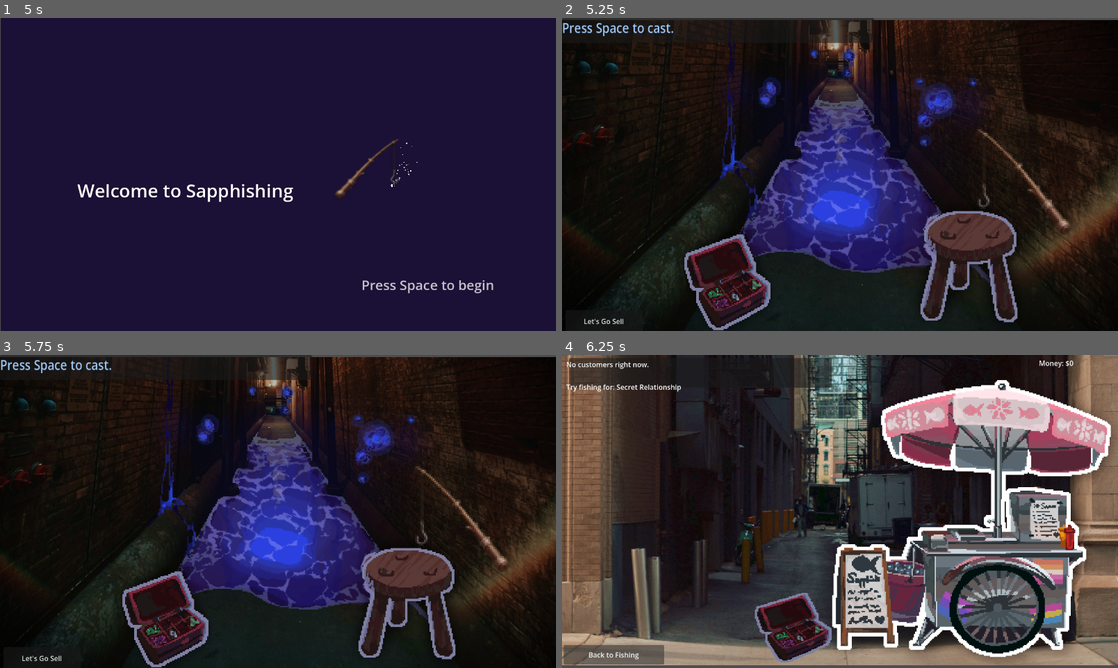
Above: before the commit, frames 1-4 (two rows, left to right).
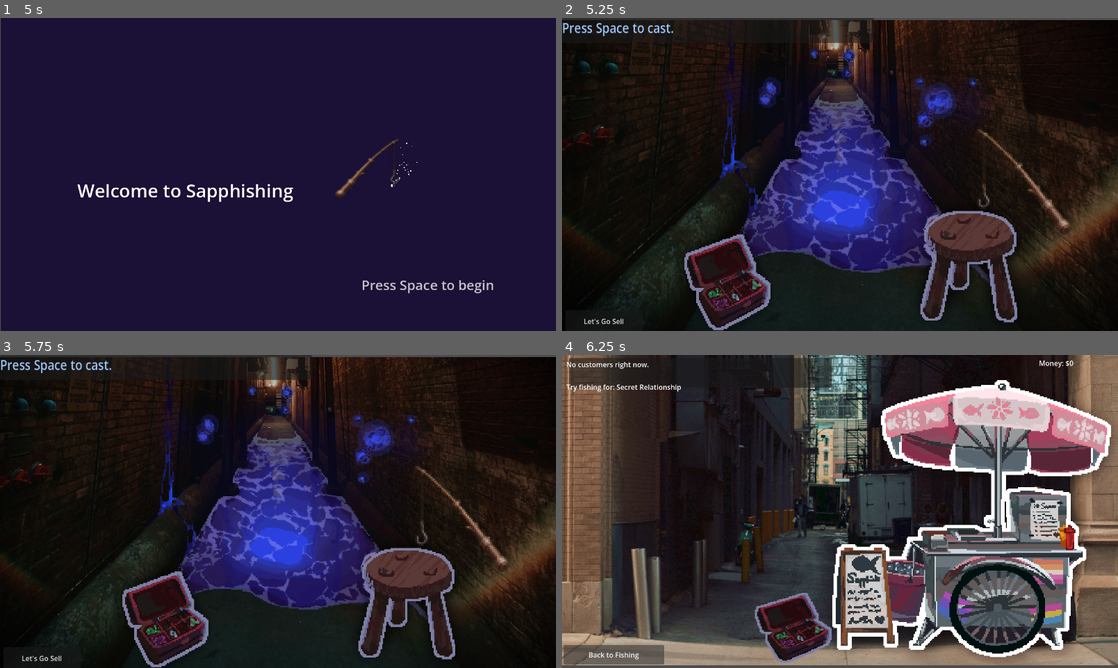
Above: after the commit, the same moments.

Repository: KdK1tt/Sapphishing
Game: Godot game, scene res://Main.tscn
The game is run twice, just before and just after one commit, with the same random seed, the same clock (stepped at 60 frames per second) and the same inputs.
Inputs (mouse positions are in pixels of both pictures, inside the frame that each line leads up to):
- Up to frame 1 (5 s): tap Enter at 0.5 s; move the mouse to (400, 158) at 0.52 s; hold Space (start_game) 0.53-1.25 s; click (400, 158) at 0.67 s; drag from (166, 190) to (250, 237) at 1.27 s; tap Space (start_game) at 2, 3.5 s; move the mouse to (333, 105) at 2.02 s; hold Space (start_game) 2.03-2.75 s; click (333, 105) at 2.17 s; drag from (250, 237) to (111, 127) at 2.77 s; move the mouse to (444, 221) at 3.52 s; hold Space (start_game) 3.53-4.25 s; click (444, 221) at 3.67 s; drag from (111, 127) to (194, 96) at 4.27 s
- Up to frame 2 (5.25 s): move the mouse to (867, 174) at 5.02 s; hold Space (start_game) from 5.03 s (still down); click (867, 174) at 5.17 s
- Up to frame 3 (5.75 s): keep holding Space (start_game)
- Up to frame 4 (6.25 s): release Space (start_game) at 5.75 s; click "Let's Go Sell" at 5.75 s

Frame 1 is identical in both runs. In frame 2, 0.2% of the frame differs, in the area x 28-82%, y 8-98%; in frame 3, 0.2%; in frame 4, 1.0%, in the area x 14-99%, y 0-97%.

Commit message:
Added Avery Second Dialogue, Made all art assests nearest for better visuals

Diff:
--- a/sapphishing/DialogueScene.tscn
+++ b/sapphishing/DialogueScene.tscn
@@ -9,12 +9,14 @@
 script = ExtResource("1_aay13")
 
 [node name="BackgroundBlur" type="TextureRect" parent="." unique_id=2048443529]
+texture_filter = 1
 offset_right = 1920.0
 offset_bottom = 1080.0
 scale = Vector2(0.66697127, 0.66697127)
 texture = ExtResource("1_08vf1")
 
 [node name="LeftCharacter" type="TextureRect" parent="." unique_id=994653770]
+texture_filter = 1
 offset_left = 73.0
 offset_top = 162.0
 offset_right = 751.5742
--- a/sapphishing/Dialogue_Scene.gd
+++ b/sapphishing/Dialogue_Scene.gd
@@ -51,22 +51,17 @@
 	show_current_line()
 
 
-#func finish_dialogue() -> void:
-#	if GameState.pending_dialogue_phase == "after":
-#		GameState.complete_current_npc_order()
-#		GameState.customer_has_talked = false
-#		GameState.pending_dialogue_phase = ""
-#	elif GameState.pending_dialogue_phase == "before":
-#		# Keep customer_has_talked true.
-#
-#	get_tree().change_scene_to_file(GameState.pending_return_scene)
 func finish_dialogue() -> void:
 	if GameState.pending_dialogue_phase == "after":
 		GameState.complete_current_npc_order()
 		GameState.customer_has_talked = false
 		GameState.pending_dialogue_phase = ""
 
-		get_tree().change_scene_to_file("res://Credits_Scene.tscn")
+		if GameState.has_more_current_customer_orders():
+			get_tree().change_scene_to_file(GameState.pending_return_scene)
+		else:
+			get_tree().change_scene_to_file("res://Credits_Scene.tscn")
+
 		return
 
 	GameState.pending_dialogue_phase = ""
--- a/sapphishing/FishingScene.tscn
+++ b/sapphishing/FishingScene.tscn
@@ -65,6 +65,7 @@
 script = ExtResource("1_v62h4")
 
 [node name="Background" type="TextureRect" parent="." unique_id=410957344]
+texture_filter = 1
 clip_contents = true
 anchors_preset = 15
 anchor_right = 1.0
@@ -117,6 +118,7 @@
 
 [node name="FishReveal" type="Sprite2D" parent="." unique_id=709258852]
 z_index = 3
+texture_filter = 1
 position = Vector2(642, 277.00003)
 scale = Vector2(1.9550782, 1.7363281)
 texture = ExtResource("5_egw1k")
@@ -124,6 +126,7 @@
 [node name="SplashParticles" type="GPUParticles2D" parent="." unique_id=172828916]
 top_level = true
 z_index = 2
+texture_filter = 1
 use_parent_material = true
 position = Vector2(797, 484)
 emitting = false
@@ -178,6 +181,7 @@
 mouse_filter = 2
 
 [node name="PreviewTexture" type="TextureRect" parent="InventoryPanel/FishPreview" unique_id=1145736346]
+texture_filter = 1
 layout_mode = 0
 offset_left = 255.0
 offset_top = 245.0
@@ -288,6 +292,7 @@
 autowrap_mode = 2
 
 [node name="DiscoveryFishTexture" type="TextureRect" parent="DiscoveryPanel" unique_id=872939344]
+texture_filter = 1
 layout_mode = 0
 offset_left = 272.0
 offset_top = -351.0
--- a/sapphishing/SellingScene.tscn
+++ b/sapphishing/SellingScene.tscn
@@ -16,6 +16,7 @@
 script = ExtResource("1_uuih2")
 
 [node name="background" type="TextureRect" parent="." unique_id=1260980911]
+texture_filter = 1
 offset_right = 40.0
 offset_bottom = 40.0
 scale = Vector2(31.987598, 17.842842)
@@ -63,6 +64,7 @@
 mouse_filter = 0
 
 [node name="FishPreview" type="Panel" parent="InventoryPanel" unique_id=90160618]
+texture_filter = 1
 layout_mode = 1
 anchors_preset = -1
 anchor_left = 1.1340001
@@ -76,6 +78,7 @@
 mouse_filter = 2
 
 [node name="PreviewTexture" type="TextureRect" parent="InventoryPanel/FishPreview" unique_id=1894641194]
+texture_filter = 1
 layout_mode = 0
 offset_left = 255.0
 offset_top = 245.0
@@ -178,6 +181,7 @@
 
 [node name="CustomerSprite" type="Sprite2D" parent="." unique_id=656938952]
 z_index = 3
+texture_filter = 1
 position = Vector2(357.5, 500.5)
 scale = Vector2(1.7460938, 1.7460938)
 texture = ExtResource("5_5fgph")
--- a/sapphishing/StoryDat.gd
+++ b/sapphishing/StoryDat.gd
@@ -106,6 +106,187 @@
 					"text": "Hope things work out for you!"
 				}
 			]
+		},
+		{
+			"visit": 1,
+			"required_fish": "Hurt Comfort",
+			"before_transaction": [
+				{
+					"speaker": "Narration",
+					"text": "A familiar amalgamation of fabric appears in your field of vision. The colour of the puffy jacket has changed (a very nice brand, no less), but the droopy bucket hat and gratuitously covered face were a perfect match. What didn't match, however, was the behaviour of the brow poking out above the large sunglasses. Gone was the nervous twitch. Instead, they sagged like the weight of reality itself sat upon them as easy as a bead of sweat on a warm day. Far too at home."
+				},
+				{
+					"speaker": "???",
+					"text": "Um, hello."
+				},
+				{
+					"speaker": "Player",
+					"text": "Hello again! "
+				},
+				{
+					"speaker": "???",
+					"text": "[That sagging brow suddenly shot up.] \n \n A-again? Oh, do you… recognize me after all?"
+				},
+				{
+					"speaker": "Player",
+					"text": "I don't know your name or anything. But it's hard to miss your outfit. I hope you don't mind me saying, but you are the most conspicuously dressed inconspicuous person I have ever seen."
+				},
+
+				{
+					"speaker": "???",
+					"text": "Oh… I suppose you're right. I went a little overboard. I guess trying too hard not to be noticed loops back around into being too noticeable, huh?"
+				},
+				{
+					"speaker": "Player",
+					"text": "It's fine. It still works, I can't tell who you might be under all of that, so just relax. Besides, it's easier for me this way. I remember what I got you last time. Secret Relationship, right? Did it work out, or did you want to try another fish…?"
+				},
+				{
+					"speaker": "???",
+					"text": "[Despite her gloomy demeanor, she brightens up a little.] \n \n Oh, yes, it worked perfectly. I actually ate it with my… girlfriend… it felt like it gave us the bravery we needed to start something. And we did. And it's been great. Really great. I love her so much. It just… also isn't… easy."
+				},
+				{
+					"speaker": "Player",
+					"text": "Ah. Yeah. Sorry about that. Tropes can be just as stressful as they are freeing and healing. Much like relationships and love in general. It's part of the experience. But Secret Relationship is a very specific beast in that way. "
+				},
+				{
+					"speaker": "???",
+					"text": "Oh, don't get me wrong. I'm so grateful. This is everything I wanted for so long. I knew going into it that it wouldn't be a walk in the park. That's why I needed a fish for a boost in the first place but… I don't know. I don't even know why I came back. I got what I wanted."
+				},
+				{
+					"speaker": "Player",
+					"text": "I do have other fish for established couples as well who want to have certain experiences. There is a whole other world beyond just the part where the couple finally gets together."
+				},
+				{
+					"speaker": "???",
+					"text": "Really? But I don't even know what we could do in our circumstances… Ugh, this is the problem. I don't know what I'm doing and because I'm in a secret relationship, the only person I can go to for advice is a fish lady! \n …No offence."
+				},
+				{
+					"speaker": "Player",
+					"text": "None taken. I am a fish lady. Look, I see a lot of different sapphics living out their sapphic lives sapphic-ly. I can certainly offer some informed advice. If I have a fish to go with the advice, even better. I'm all about customer satisfaction, no matter what that might look like."
+				},
+				{
+					"speaker": "???",
+					"text": "[Said customer you're trying to satisfy suddenly becomes very nervous and shifty, like you've activated a fight or flight response.] \n \n Um. Well. I, uh. Um. Um…. The thing is. You see…"
+				},
+				{
+					"speaker": "???",
+					"text": "…………………… \n \n Ugh, forget it. This was a mistake. I'm holding up business. I'm sorry for wasting your time."
+				},
+				{
+					"speaker": "Player",
+					"text": "Hey, hey, hey, wait. Hold on. Are you in any trouble? Do you need help? I want to make sure you're okay. This is a safe space. I promise."
+				},
+				{
+					"speaker": "???",
+					"text": "I'm not in any trouble. Not yet, anyway."
+				},
+				{
+					"speaker": "Narrator",
+					"text": "[She shifts on her feet for a moment, contemplating. Whatever gears are turning in her head seem to be actively in conflict, but even the most well-oiled machine can have a breaking point.]"
+				},
+				{
+					"speaker": "???",
+					"text": "Fuck it. This isn't just about me anymore. I'll do whatever I need to, for her."
+				},
+				{
+					"speaker": "Narrator",
+					"text": "[She pulls down her collar and rips off her glasses. When she does so, a curl of vibrant hair cascades down the side of her face from the inside of her bucket hat. Despite the rest of her being covered still, it was enough. You've seen this face many times. On billboards, on TV, on social media. It was unmistakable.]"
+				},
+				{
+					"speaker": "???",
+					"text": "I don't know if this will mean anything to you or not, but my name is Avery. Avery Audrey. I'm… a pop star."
+				},
+				{
+					"speaker": "Narrator",
+					"text": "[This did, in fact, mean something to you. You didn't follow her career closely or anything, but Avery Audrey was one of the biggest pop stars both domestically and internationally. She was a household name. Several of her songs were on your playlists, including her mega-hit ''Repeat After Me''. And at that moment, it dawns on you that one of the most visible public figures in the world is sapphic. There is a sense of elation in that. But not everyone would feel that way. And suddenly, everything made sense.] "
+				},
+				{
+					"speaker": "Player",
+					"text": "Okay. Yeah. I get why you want to keep your relationship under wraps."
+				},
+				{
+					"speaker": "Avery",
+					"text": "So I guess you do recognize me."
+				},
+				{
+					"speaker": "Player",
+					"text": "I'll try not to be weird about it."
+				},
+				{
+					"speaker": "Avery",
+					"text": "I appreciate that. Please, please don't tell anyone. Especially about why I'm here in the first place."
+				},
+				{
+					"speaker": "Player",
+					"text": "No, I get it. I do. Not on the same level, but we have to do what we can to protect ourselves and our loved ones from people who refuse to understand, right?"
+				},
+				{
+					"speaker": "Avery",
+					"text": "I'm glad you understand… So yeah, you're the first to know. Avery Audrey is attracted to women. And I was so marketed as the girl next door that would be the perfect girlfriend for any average guy. Then I fell for my backup dancer… who is also a girl…"
+				},
+				{
+					"speaker": "Player",
+					"text": "And you're scared of the public backlash."
+				},
+				{
+					"speaker": "Avery",
+					"text": "Scared for me. Scared for my career. Scared for my girlfriend. I dragged her into this, no matter what. Even though we decided we were all in. And at the time, I felt that dating secretly would be enough. But hiding her away? It's harder than I thought. Not just the fear of being caught but… I hate treating her like she's something to be ashamed of. Even if she says she doesn't feel that way. It sucks."
+				},
+				{
+					"speaker": "Player",
+					"text": "Hey. It's not your fault. You have valid reasons for keeping this quiet. It's not a shame thing. It's a safety and comfort thing. And you deserve your privacy. Every sapphic does. Every sapphic should have a right to love as loudly or as quietly as they want."
+				},
+				{
+					"speaker": "Avery",
+					"text": "I know you're right. I just wish me and my girlfriend had that choice. "
+				},
+				{
+					"speaker": "Player",
+					"text": "Me too. Believe me, if I had a fish that ended social stigma and ignorance and hatred over who people love, it would be my best seller. Hell, I'd give that out for free."
+				},
+				{
+					"speaker": "Avery",
+					"text": "I guess magic fish only go so far, huh?"
+				},
+				{
+					"speaker": "Player",
+					"text": "Unfortunately. But hey, it's not without powers. My fish can't fix everything, or make miracles happen. They can just help you along in wherever you are in your life. If you want a suggestion…"
+				},
+				{
+					"speaker": "Avery",
+					"text": "Please."
+				},
+				{
+					"speaker": "Player",
+					"text": "I have a Hurt/Comfort on the menu today. You and your girlfriend are going through a difficult period. And you only have each other. But because you have each other, the comfort you bring each other can help balance out the hurt. Even bring catharsis. It's not much, but…"
+				},
+				{
+					"speaker": "Avery",
+					"text": "No, that's wonderful. It won't invite more hurt, will it?"
+				},
+				{
+					"speaker": "Player",
+					"text": "I don't claim to understand how all of the magic works, but it tends to attract the kind of experience you want out of the trope. You're already hurt. Let this give you both the space to enjoy some comfort."
+				},
+				{
+					"speaker": "Avery",
+					"text": "Sold. I want to comfort my girlfriend through this too. Even though I can't promise her this will get any better than how it is now."
+				},
+			],
+			"after_transaction": [
+				{
+					"speaker": "Player",
+					"text": "I hope this helps, even a little. And on a personal note, I'm a fan, and in a world where straight is the default, I'm glad that you're one of us. I wish you the best."
+				},
+				{
+					"speaker": "Avery",
+					"text": "That… means a lot. It's nice to know someone is on our side, you know? Maybe……. ah, never mind. I should go. My manager is probably tearing everything apart looking for me. Thank you again, fish lady."
+				},
+				{
+					"speaker": "Player",
+					"text": "Hey, it's my job!"
+				}
+			]
 		}
 	]
 }
--- a/sapphishing/game_state.gd
+++ b/sapphishing/game_state.gd
@@ -54,6 +54,15 @@
 
 func complete_current_npc_order() -> void:
 	npc_progress[current_customer] += 1
+
+func has_more_current_customer_orders() -> bool:
+	if not StoryDat.npc_orders.has(current_customer):
+		return false
+
+	var orders: Array = StoryDat.npc_orders[current_customer]
+	var progress: int = npc_progress[current_customer]
+
+	return progress < orders.size()
 
 var fish_database := {
 "Flower Shop AU": {
